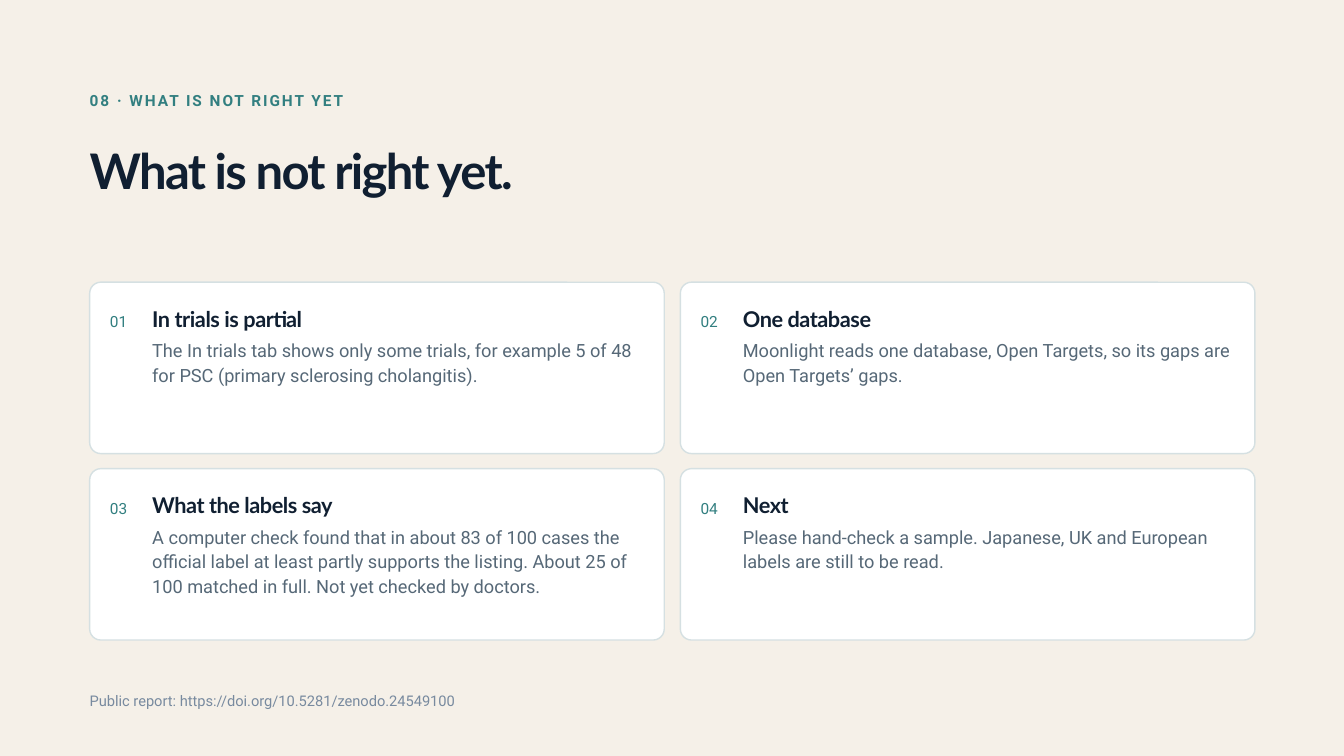
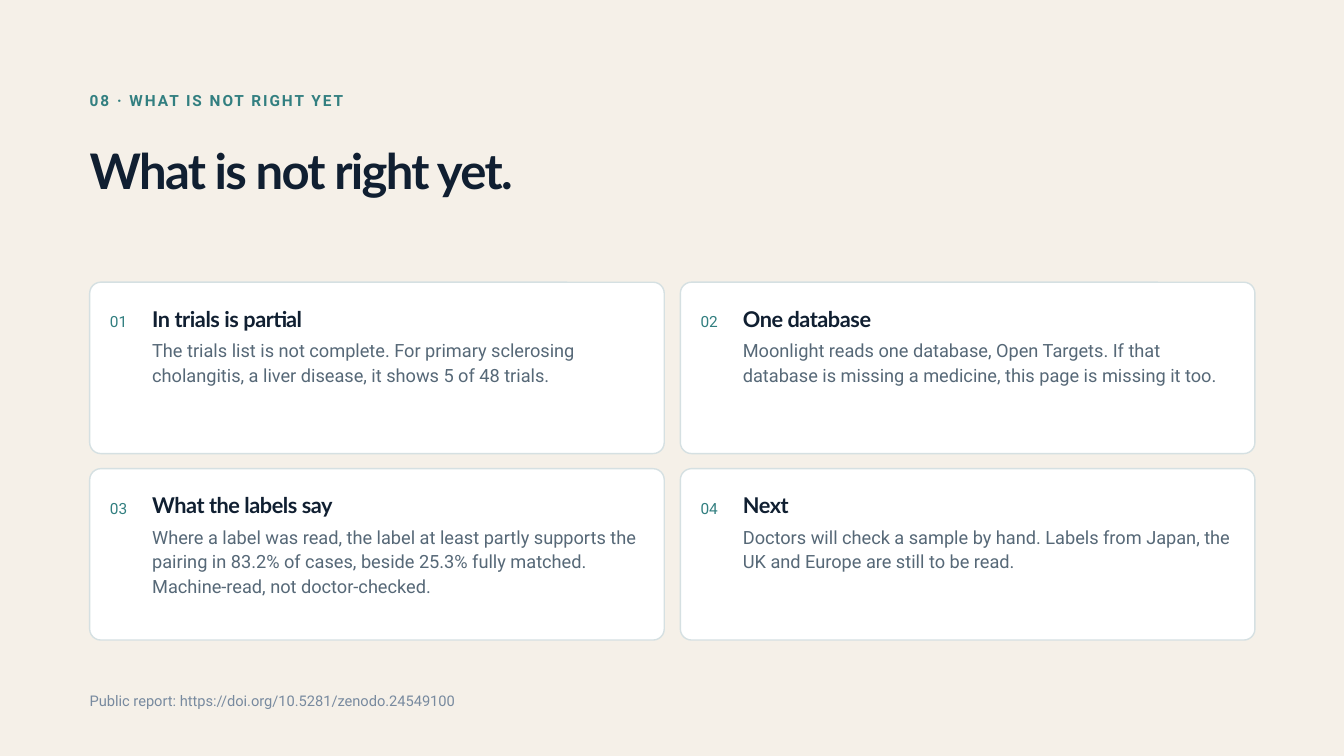
Before and after one commit to Moonlight-Clues/moonlight, a slide deck: slide 9 of docs/pitch/moonlight-deck-doctors-19nov.pptx. Drawn at 1344x756 pixels with LibreOffice and Linux fonts; fonts in the diff are those of the drawing. Boxes give left, top, right and bottom in pixels: in the first picture for what was removed or moved away, otherwise in the second. Text is boxed around its words. In the diff, an @@ line names an element or a change of style, - is before the commit and + after.

```diff
--- a/docs/pitch/moonlight-deck-doctors-19nov.pptx
+++ b/docs/pitch/moonlight-deck-doctors-19nov.pptx
@@ text at (x1=152, y1=343, x2=574, y2=386): text changed @@
-The In trials tab shows only some trials, for example 5 of 48 for PSC (primary sclerosing cholangitis).
+The trials list is not complete. For primary sclerosing cholangitis, a liver disease, it shows 5 of 48 trials.
@@ text at (x1=743, y1=343, x2=1216, y2=386): text changed @@
-Moonlight reads one database, Open Targets, so its gaps are Open Targets’ gaps.
+Moonlight reads one database, Open Targets. If that database is missing a medicine, this page is missing it too.
@@ text at (x1=152, y1=530, x2=636, y2=596): text changed @@
-A computer check found that in about 83 of 100 cases the official label at least partly supports the listing. About 25 of 100 matched in full. Not yet checked by doctors.
+Where a label was read, the label at least partly supports the pairing in 83.2% of cases, beside 25.3% fully matched. Machine-read, not doctor-checked.
@@ text at (x1=743, y1=530, x2=1230, y2=572): text changed @@
-Please hand-check a sample. Japanese, UK and European labels are still to be read.
+Doctors will check a sample by hand. Labels from Japan, the UK and Europe are still to be read.
```
Also in this commit, not shown: 6 other slides changed, 1 other file.
